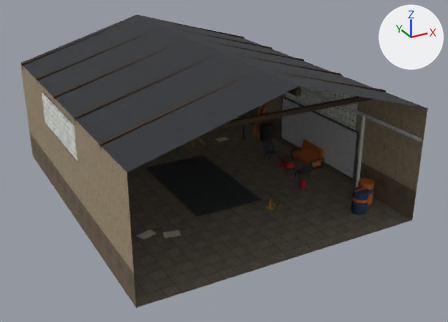
Before and after pictures for a commit that changed the glTF model out/env/garage.glb.
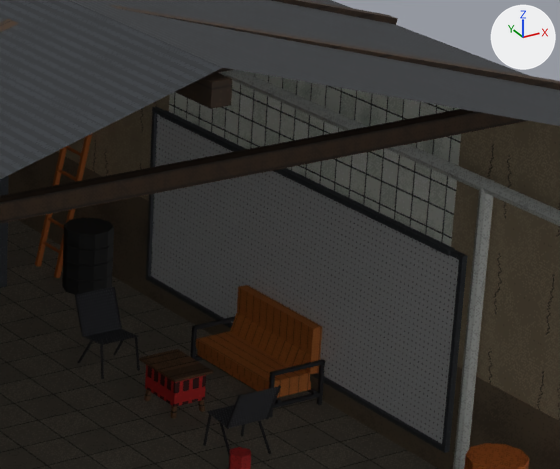
The first picture shows the older version from a camera (50 mm lens) standing at (-10.51, -21.49, 11.36) and looking at (0.46, -1.56, 1.39). The close-ups show the older and then the newer version on the part from 55% to 85% of the width and 22% to 57% of the height of that picture. Only the edits that show in the close-ups are written down. Lighting does not change. The marker at upper right points along +X, +Y and +Z. Vertices at exactly the same position are counted once.

In view in the first close-up: 'EMIT_window', 'beam', 'blacksteel', 'bucket', 'floor', 'leather', 'pegwhite', 'plaster', 'plaster_low', 'roof', 'rubber', 'steel', 'wiremesh' and 5 more.
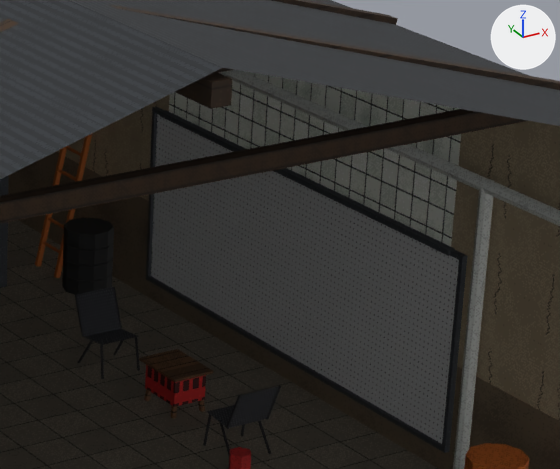
Changed parts and their boxes (x1, y1, x2, y2) in the close-ups (560 x 469 px):
```json
{"object": "leather", "change": "deleted", "before": [196, 285, 322, 398], "on screen": "brown"}
{"object": "blacksteel", "change": "reshaped", "before": [75, 287, 325, 455], "after": [75, 287, 281, 455], "on screen": "18% narrower"}
{"part": 1, "of": "me_blacksteel", "change": "deleted", "before": [191, 316, 325, 417]}
```

Edits to the scene script, one JSON object a line:
```json
{"block": "me_blacksteel", "where": "# used by ob_blacksteel; location = (0.0, 0.0, 0.0)"}
{"op": "remove", "block": "me_blacksteel", "code": "me_blacksteel.from_pydata(...)  # 168 vertices, 264 faces; spans x 3.69..5.42, y -2.48..0.68, z -0.01..0.8"}
{"op": "add", "block": "me_blacksteel", "code": "me_blacksteel.from_pydata(...)  # 96 vertices, 144 faces; spans x 3.69..4.21, y -2.48..0.68, z -0.01..0.8"}
{"block": "me_blacksteel", "change": "me_blacksteel part 1: 6 loose pieces with 72 vertices, spanning x 4.72..5.42, y -1.65..-0.15, z 0.0..0.52, are deleted"}
{"op": "remove", "block": "ob_leather", "code": ["ob_leather = bpy.data.objects.new('leather', me_leather)", "ob_leather.location = (0.0, 0.0, 0.0)"]}
```
